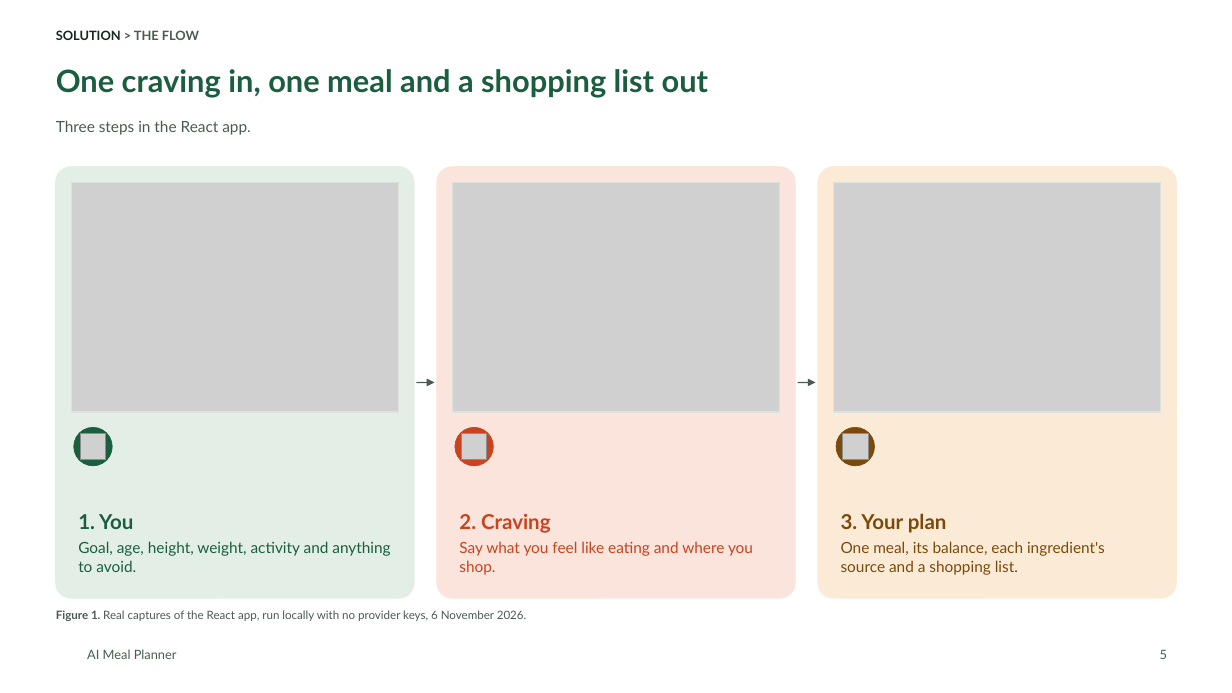
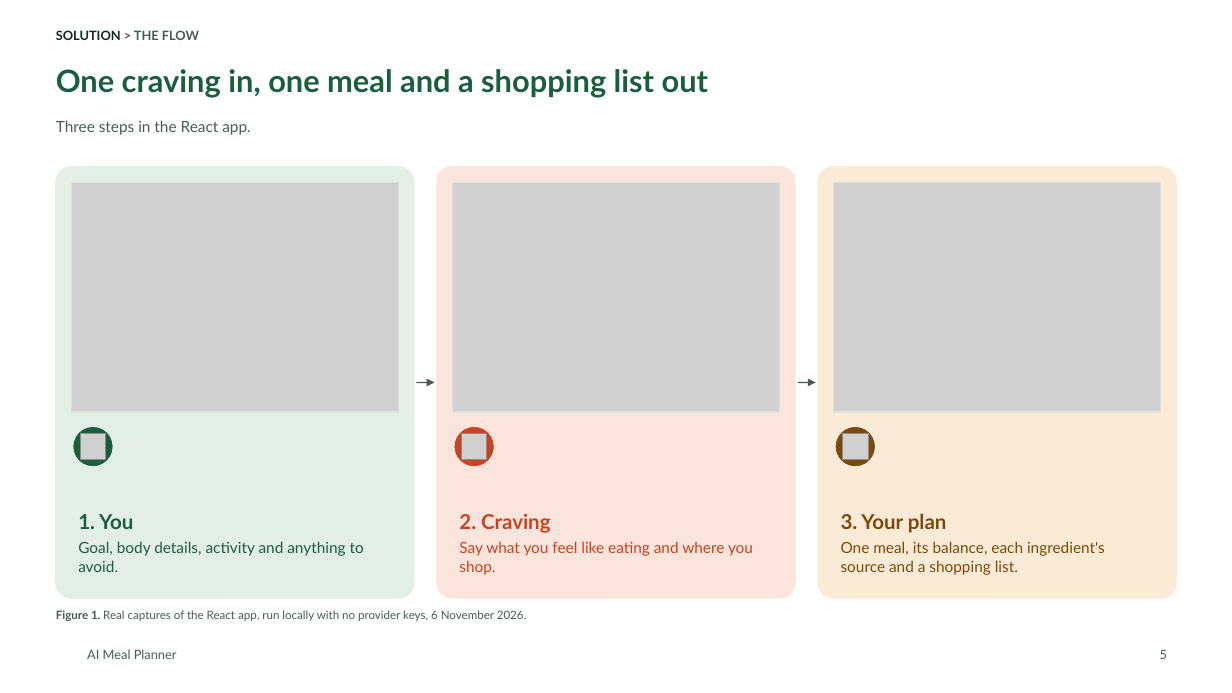
Before and after one commit to tuannm3812/ai-meal-planner, a slide deck: slide 5 of docs/showcase/ai-meal-planner-deck.pptx. Drawn at 1232x693 pixels with LibreOffice and Linux fonts; fonts in the diff are those of the drawing; grey boxes stand for pictures; background and template pictures are left out. Boxes give left, top, right and bottom in pixels: in the first picture for what was removed or moved away, otherwise in the second. Text is boxed around its words. In the diff, an @@ line names an element or a change of style, - is before the commit and + after.

```diff
--- a/docs/showcase/ai-meal-planner-deck.pptx
+++ b/docs/showcase/ai-meal-planner-deck.pptx
@@ text in rounded rectangle at <box>78,541,364,572</box>: text changed @@
-Goal, age, height, weight, activity and anything to avoid.
+Goal, body details, activity and anything to avoid.
```
Also in this commit, not shown: 4 other slides changed, 9 other files.
